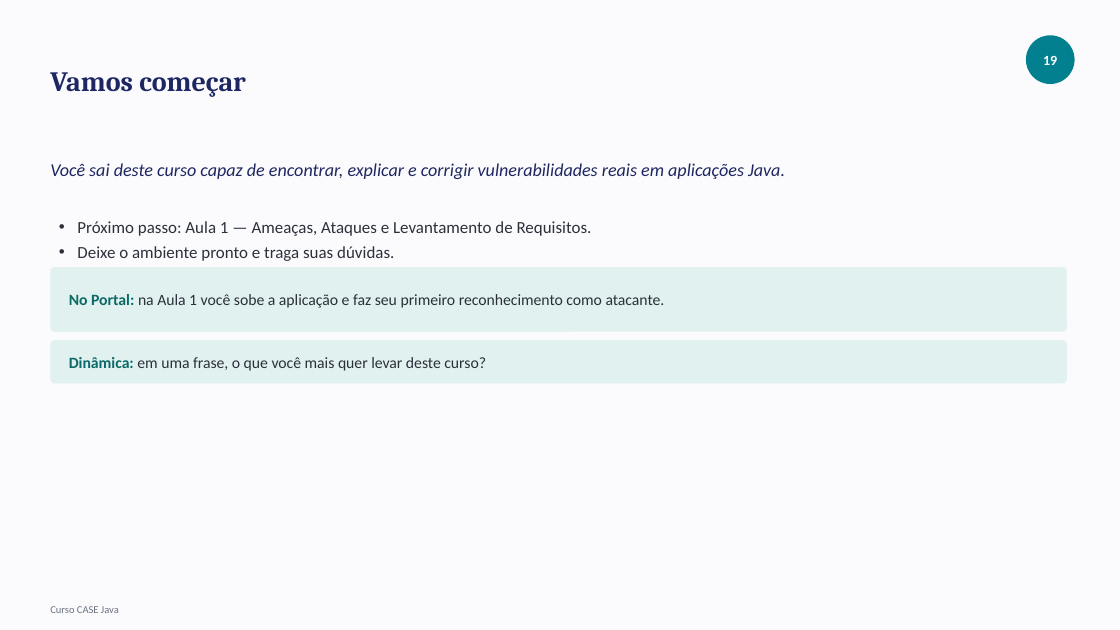
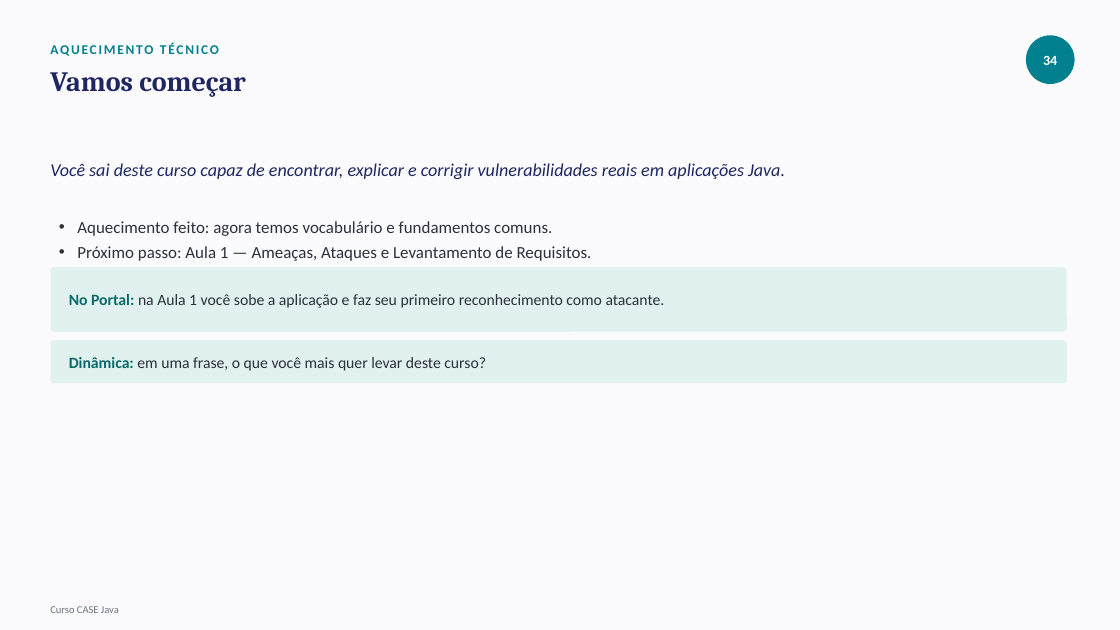
Before and after one commit to tiagocanatelliretechers/curso-case-java, a slide deck: slide 35 of materiais/introducao-curso.pptx (slide 20 before the commit). Drawn at 1120x630 pixels with LibreOffice and Linux fonts; fonts in the diff are those of the drawing. Boxes give left, top, right and bottom in pixels: in the first picture for what was removed or moved away, otherwise in the second. Text is boxed around its words. In the diff, an @@ line names an element or a change of style, - is before the commit and + after.

```diff
--- a/materiais/introducao-curso.pptx
+++ b/materiais/introducao-curso.pptx
@@ text added at box(50, 42, 219, 56), 11.5 pt, text #028090, bold @@
+AQUECIMENTO TÉCNICO
@@ text at box(1043, 56, 1057, 65): text changed @@
-19
+34
@@ text added at box(77, 221, 552, 236), 14.5 pt, text #2B303B @@
+• Aquecimento feito: agora temos vocabulário e fundamentos comuns.
@@ text "Próximo passo: Aula 1 — ...": place and size @@
-text "Próximo passo: Aula 1 — ..." at box(77, 221, 592, 236)
+text "Próximo passo: Aula 1 — ..." at box(77, 246, 592, 261)
@@ text removed at box(77, 246, 394, 261) @@
-• Deixe o ambiente pronto e traga suas dúvidas.
```
Also in this commit, not shown: 18 other slides changed, 15 slides added, 1 other file.
